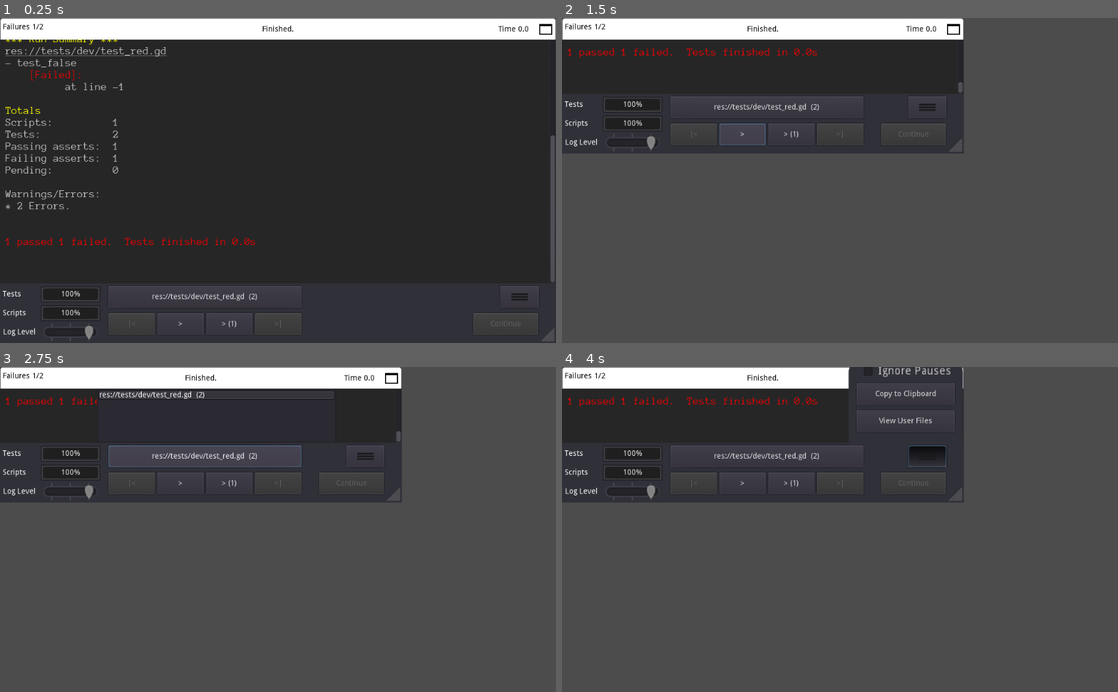
Above: before the commit, frames 1-4 (two rows, left to right).
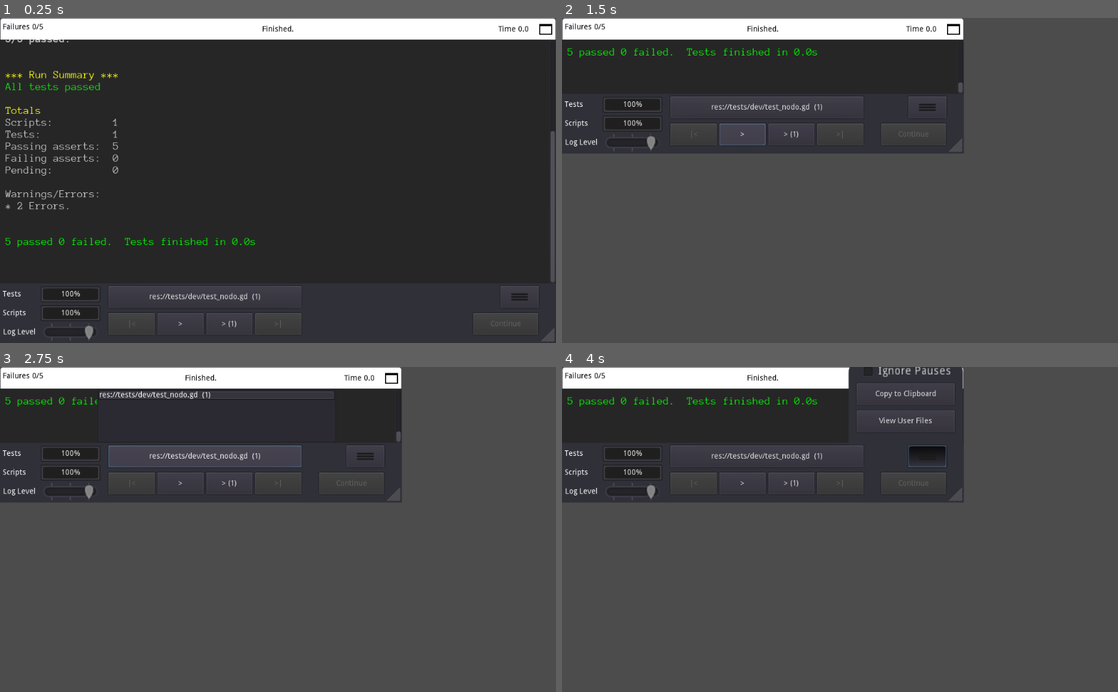
Above: after the commit, the same moments.

Repository: bulfonjf/POC_Red
Game: Godot game, scene res://tests/tests.tscn
Same seed, same stepped clock (60 frames per second), same inputs: the game is played once before the commit and once after it.
Inputs (mouse positions are in pixels of both pictures, inside the frame that each line leads up to):
- Up to frame 1 (0.25 s): no input
- Up to frame 2 (1.5 s): click (1106, 27) at 0.5 s; click ">" at 1.25 s
- Up to frame 3 (2.75 s): click "res://tests/dev/test_red.gd (…" (after the commit: "res://tests/dev/test_nodo.gd …") at 2 s
- Up to frame 4 (4 s): click "> (1)" at 2.75 s; click (928, 458) at 3.5 s

The runs differ from the first frame. In frame 1, 1.5% of the frame differs, in the area x 1-100%, y 1-87%; in frame 2, 0.6%; in frame 3, 0.4%; in frame 4, 0.6%.

Commit message:
Se agrega dev tests de nodo
Este seria el nodo que se crea desde el cliente, por eso se usa gdscript. La idea es hacer TDD comenzando por el primer caso de uso que es que el cliente se conecte a un servidor, para ello se crea un Nodo (ya que el cliente seria un nodo de la red del servidor).

Diff:
--- /dev/null
+++ b/src/dominio/nodo.gd
@@ -0,0 +1,13 @@
+class_name Nodo
+
+
+var nombre : String
+var id : String
+var ip : String
+var puerto : String
+
+func _init(_nombre : String, _id : String, _ip : String, _puerto : String):
+	self.nombre = _nombre
+	self.id = _id
+	self.ip = _ip
+	self.puerto = _puerto
--- a/src/project.godot
+++ b/src/project.godot
@@ -8,10 +8,21 @@
 
 config_version=4
 
+_global_script_classes=[ {
+	"base": "Reference",
+	"class": "Nodo",
+	"language": "GDScript",
+	"path": "res://dominio/nodo.gd"
+} ]
+_global_script_class_icons={
+	"Nodo": ""
+}
+
 [application]
 
+config/name="POC_Red"
 run/main_scene="res://tests/tests.tscn"
 
 [editor_plugins]
 
-enabled=PoolStringArray( "res://addons/gut/plugin.cfg" )
+enabled=PoolStringArray( "res://addons/gut/plugin.cfg", "res://addons/godot-uuid/plugin.cfg" )
--- /dev/null
+++ b/src/tests/dev/test_nodo.gd
@@ -0,0 +1,20 @@
+extends "res://addons/gut/test.gd"
+
+const uuid = preload('res://tools/uuid.gd')
+
+func test_crear_nodo():
+	# Arrange
+	var nombre_nodo = "cliente"
+	var id_nodo = uuid.v4()
+	var ip_nodo = "192.168.0.1"
+	var puerto_nodo = "8000"
+
+	# Act
+	var nodo = Nodo.new(nombre_nodo, id_nodo, ip_nodo, puerto_nodo)
+
+	# Assert
+	assert_is(nodo, Nodo)
+	assert_eq(nodo.nombre, nombre_nodo)
+	assert_eq(nodo.id, id_nodo)
+	assert_eq(nodo.ip, ip_nodo)
+	assert_eq(nodo.puerto, puerto_nodo)
--- a/src/tests/dev/test_red.gd
+++ /dev/null
@@ -1,7 +0,0 @@
-extends "res://addons/gut/test.gd"
-
-func test_true():
-    assert_true(true)
-
-func test_false():
-    assert_true(false)
--- /dev/null
+++ b/src/tools/uuid.gd
@@ -0,0 +1,41 @@
+# Note: The code might not be as pretty it could be, since it's written
+# in a way that maximizes performance. Methods are inlined and loops are avoided.
+extends Node
+
+const MODULO_8_BIT = 256
+
+static func getRandomInt():
+  # Randomize every time to minimize the risk of collisions
+  randomize()
+
+  return randi() % MODULO_8_BIT
+
+static func uuidbin():
+  # 16 random bytes with the bytes on index 6 and 8 modified
+  return [
+    getRandomInt(), getRandomInt(), getRandomInt(), getRandomInt(),
+    getRandomInt(), getRandomInt(), ((getRandomInt()) & 0x0f) | 0x40, getRandomInt(),
+    ((getRandomInt()) & 0x3f) | 0x80, getRandomInt(), getRandomInt(), getRandomInt(),
+    getRandomInt(), getRandomInt(), getRandomInt(), getRandomInt(),
+  ]
+
+static func v4():
+  # 16 random bytes with the bytes on index 6 and 8 modified
+  var b = uuidbin()
+
+  return '%02x%02x%02x%02x-%02x%02x-%02x%02x-%02x%02x-%02x%02x%02x%02x%02x%02x' % [
+    # low
+    b[0], b[1], b[2], b[3],
+
+    # mid
+    b[4], b[5],
+
+    # hi
+    b[6], b[7],
+
+    # clock
+    b[8], b[9],
+
+    # clock
+    b[10], b[11], b[12], b[13], b[14], b[15]
+  ]
